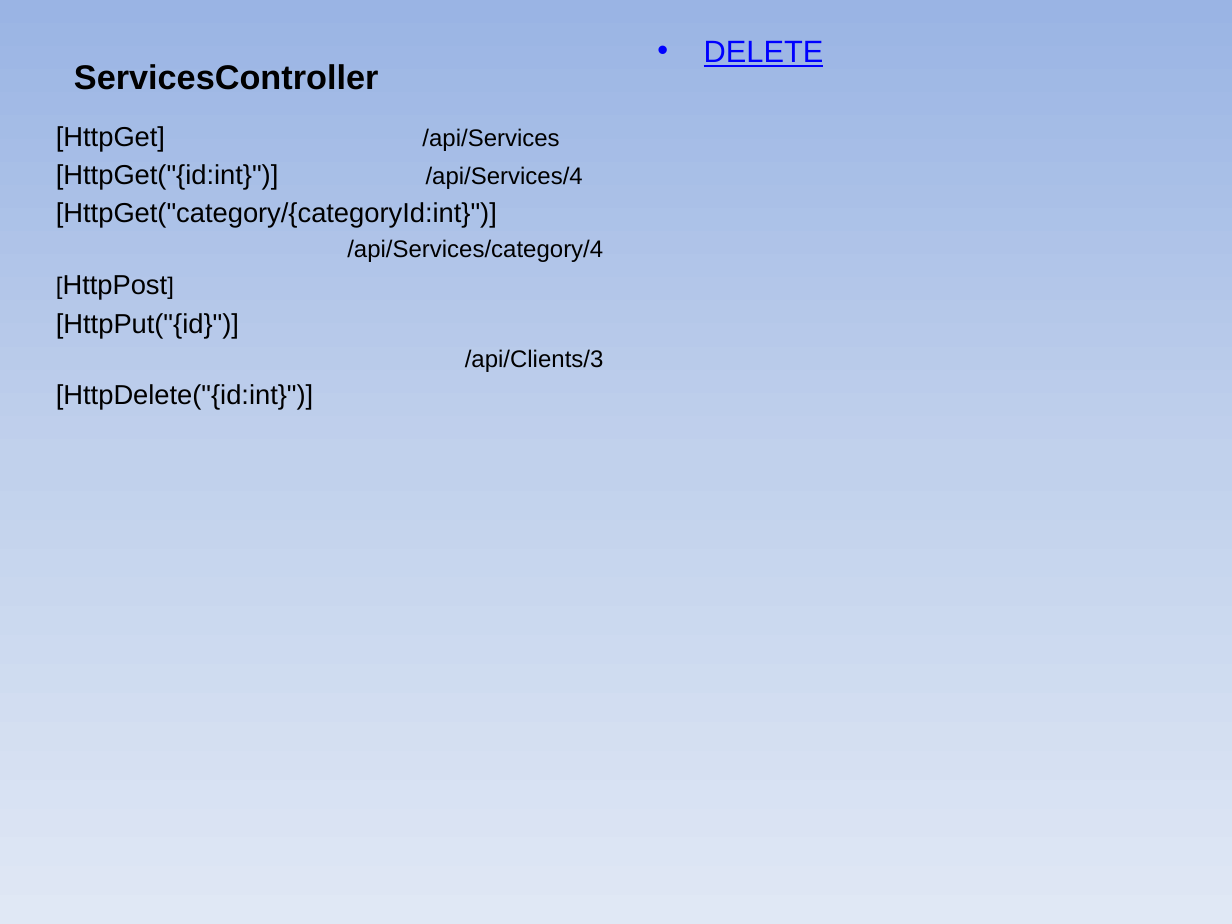
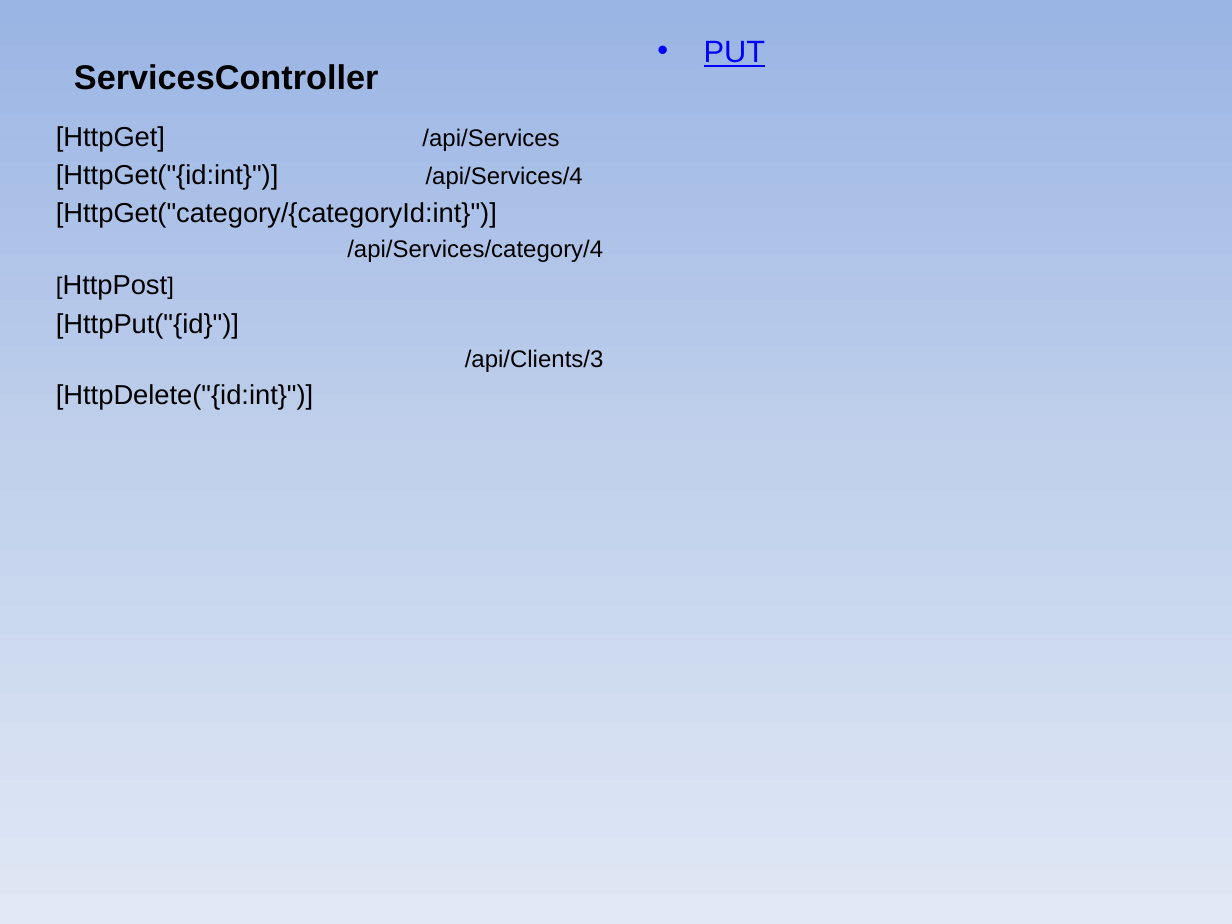
Before and after one commit to Vigitoreanec/ApiManicureStudio, a slide deck: slide 12 of Проект «Маникюрная студия».pptx. Drawn at 1232x924 pixels with LibreOffice and Linux fonts; fonts in the diff are those of the drawing. Boxes give left, top, right and bottom in pixels: in the first picture for what was removed or moved away, otherwise in the second. Text is boxed around its words. In the diff, an @@ line names an element or a change of style, - is before the commit and + after.

```diff
--- a/Проект «Маникюрная студия».pptx
+++ b/Проект «Маникюрная студия».pptx
@@ text at box(704, 41, 766, 67): text changed @@
-• DELETE
+• PUT
```
Also in this commit, not shown: 1 other slide changed.
